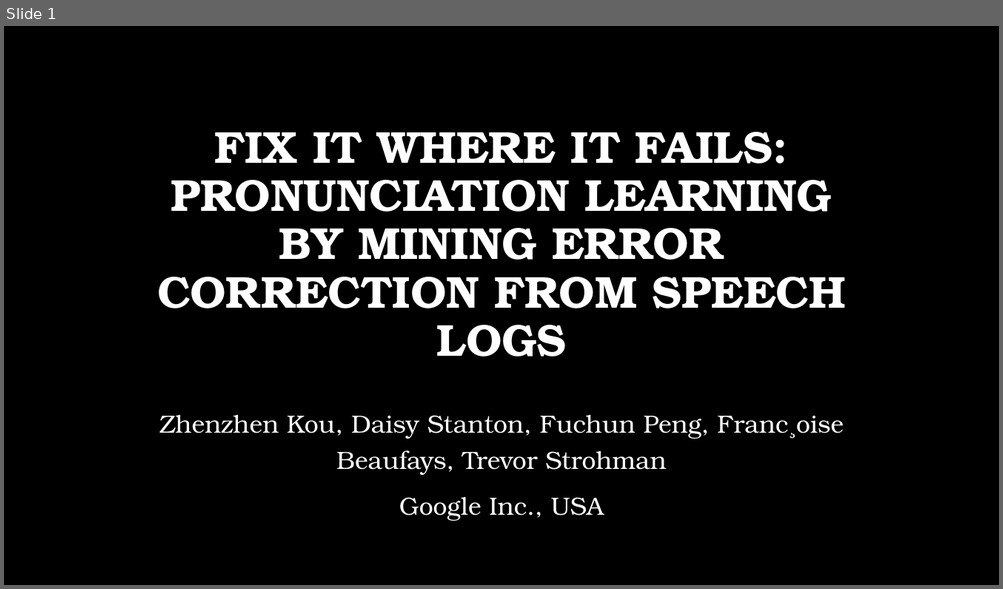
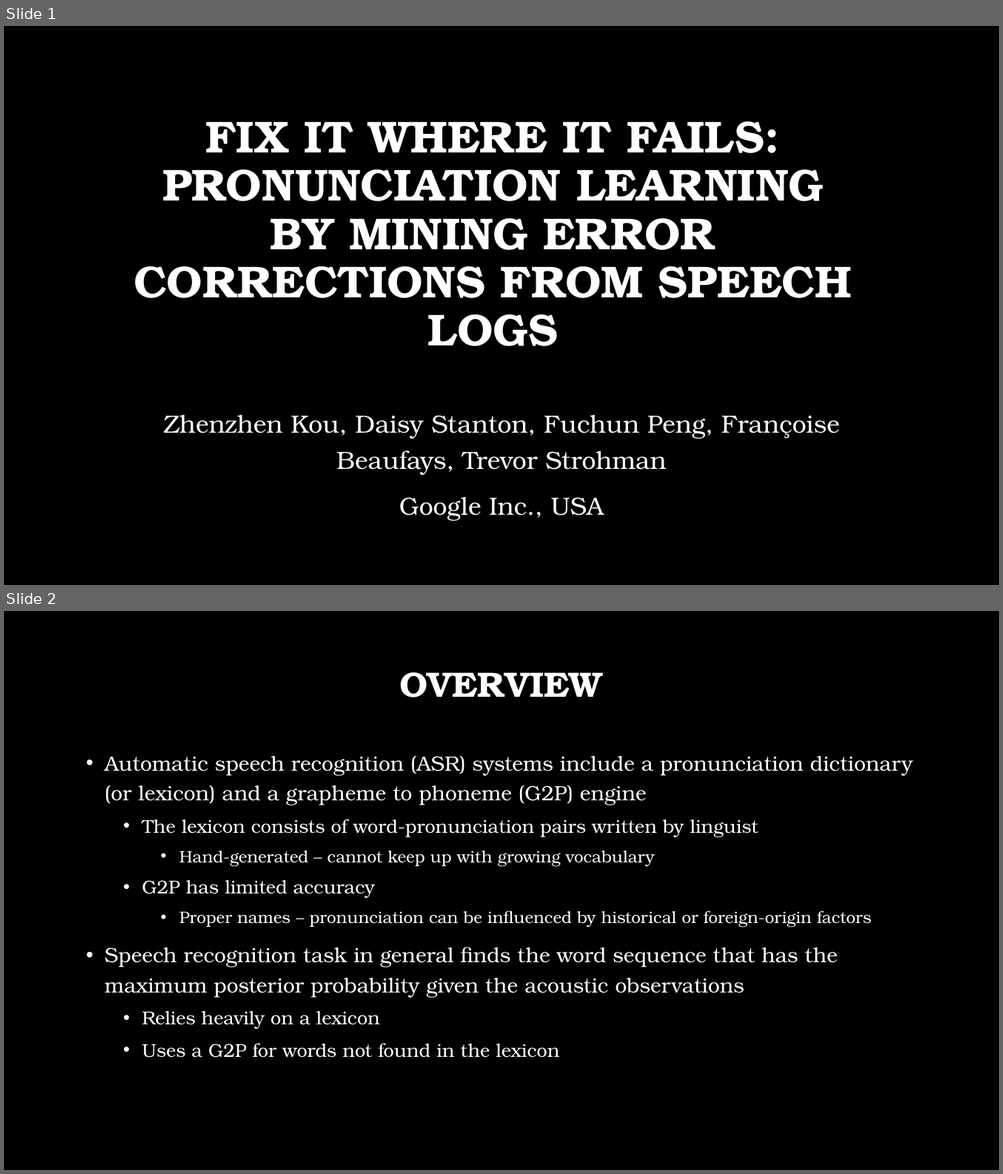
Before and after one commit to msnyde8/COSC757, a slide deck: Assignments/ArticleSummary/ArticleSummarySlides-MJS.pptx. Shown one above the other, each under a label of ours: slide 1 before the commit, slides 1 and 2 after it. The pictures are 1003x589 and 1003x1174 pixels, drawn with LibreOffice and Linux fonts; fonts in the diff are those of the drawing; background and template pictures are left out. Boxes give left, top, right and bottom in pixels: in the first picture for what was removed or moved away, otherwise in the second. Text is boxed around its words. In the diff, an @@ line names an element or a change of style, - is before the commit and + after.

Commit message:
Fix problem with old version of slides; Updates to slides for Thoughts/Questions; Update summary paper to include my conclusion (good/bad/future).

```diff
--- a/Assignments/ArticleSummary/ArticleSummarySlides-MJS.pptx
+++ b/Assignments/ArticleSummary/ArticleSummarySlides-MJS.pptx
@@ slide 2 added at bbox=[4, 611, 999, 1170], background picture (left out) @@
@@ title added at bbox=[399, 672, 602, 698], 34 pt, text #FFFFFF, bold @@
+OVERVIEW
@@ text added at bbox=[105, 756, 913, 1058], 20 pt, text #FFFFFF @@
+• Automatic speech recognition (ASR) systems include a pronunciation dictionary (or lexicon) and a grapheme to phoneme (G2P) engine
+  • The lexicon consists of word-pronunciation pairs written by linguist
+    • Hand-generated – cannot keep up with growing vocabulary
+  • G2P has limited accuracy
+    • Proper names – pronunciation can be influenced by historical or foreign-origin factors
+• Speech recognition task in general finds the word sequence that has the maximum posterior probability given the acoustic observations
+  • Relies heavily on a lexicon
+  • Uses a G2P for words not found in the lexicon
@@ slide 1 changed as well @@
@@ title "FIX IT WHERE IT FAILS: ..." at bbox=[134, 121, 851, 346]: vertical alignment bottom to middle @@
@@ title at bbox=[134, 121, 851, 346]: text changed @@
-FIX IT WHERE IT FAILS: PRONUNCIATION LEARNING BY MINING ERROR CORRECTION FROM SPEECH LOGS
+FIX IT WHERE IT FAILS: PRONUNCIATION LEARNING BY MINING ERROR CORRECTIONS FROM SPEECH LOGS
@@ subtitle at bbox=[163, 415, 839, 475]: text changed @@
-Zhenzhen Kou, Daisy Stanton, Fuchun Peng, Franc¸oise Beaufays, Trevor Strohman
+Zhenzhen Kou, Daisy Stanton, Fuchun Peng, Françoise Beaufays, Trevor Strohman
```
Also in this commit, not shown: 7 other slides added, 4 slides removed, 1 other file.
